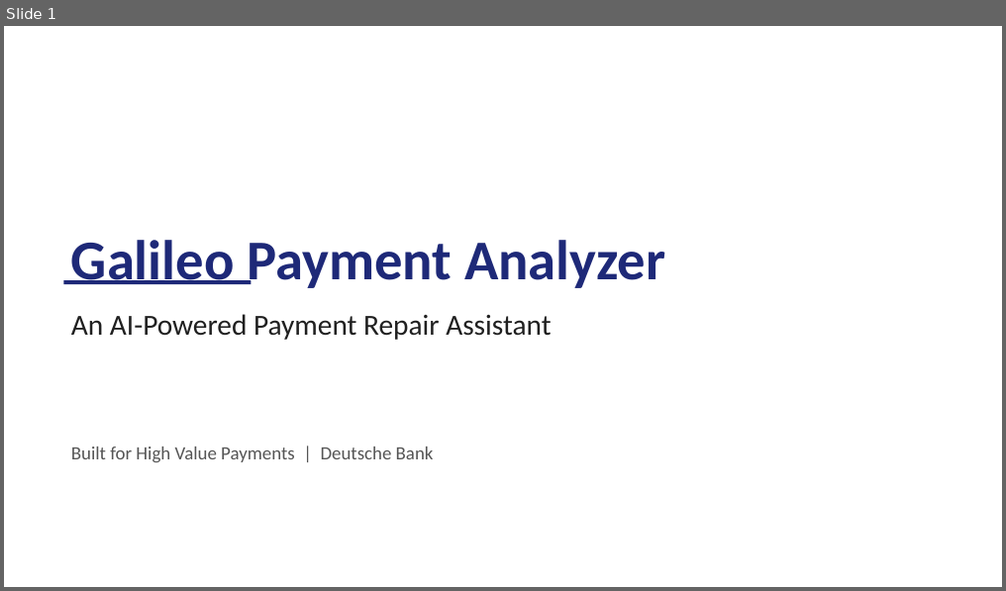
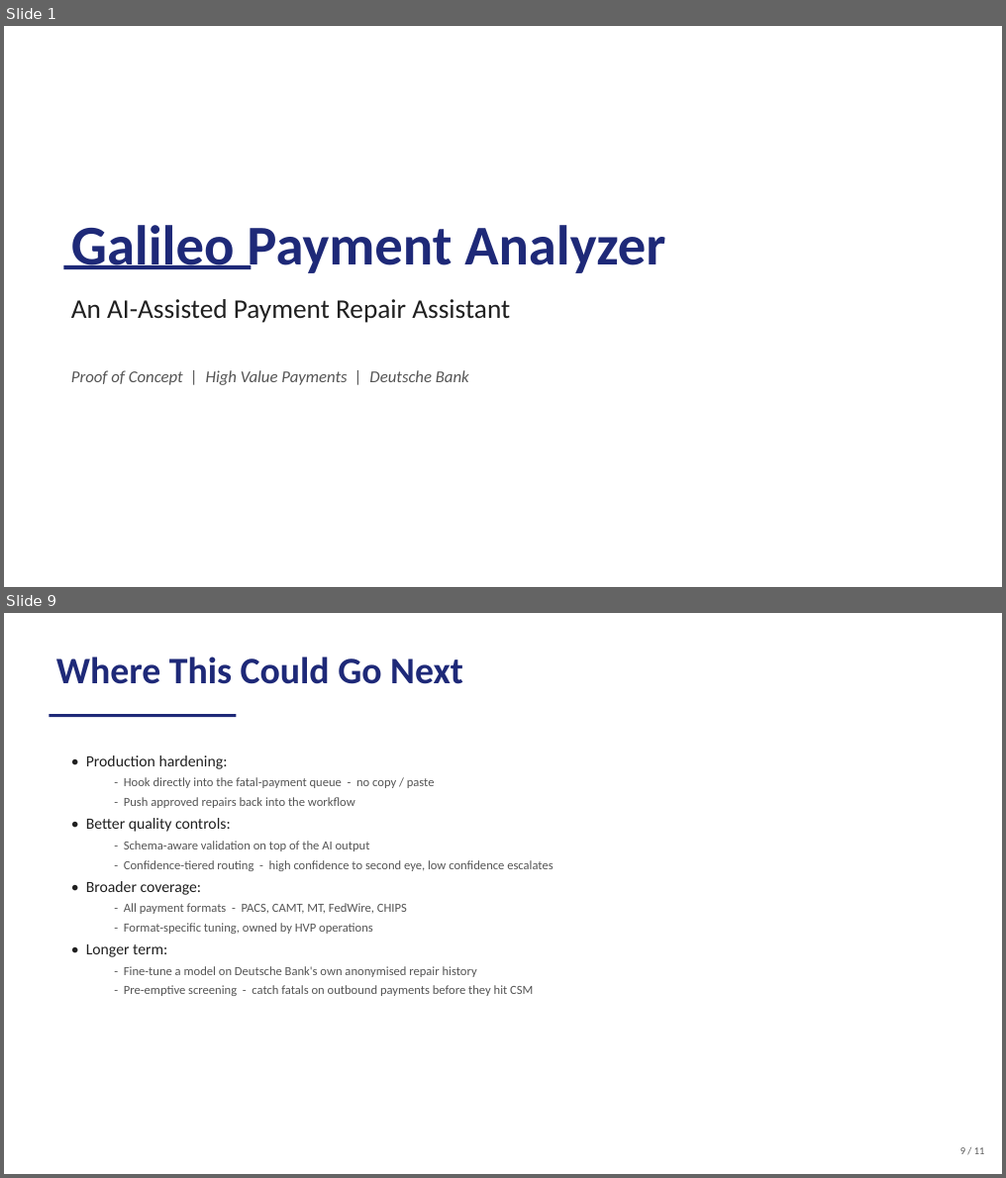
Before and after one commit to AdamJirari/Bank-Game, a slide deck: Galileo_Payment_Analyzer.pptx. Shown one above the other, each under a label of ours: slide 1 before the commit, slides 1 and 9 after it; the slides between them are not shown. The pictures are 1006x591 and 1006x1178 pixels, drawn with LibreOffice and Linux fonts; fonts in the diff are those of the drawing. Boxes give left, top, right and bottom in pixels: in the first picture for what was removed or moved away, otherwise in the second. Text is boxed around its words. In the diff, an @@ line names an element or a change of style, - is before the commit and + after.

```diff
--- a/Galileo_Payment_Analyzer.pptx
+++ b/Galileo_Payment_Analyzer.pptx
@@ slide 9 added at (4,613,1002,1174), background #FFFFFF @@
@@ text added at (56,657,463,684), 36 pt, text #1E2978, bold @@
+Where This Could Go Next
@@ rectangle added at (49,714,236,717), fill #1E2978 @@
@@ text added at (86,756,552,996), 12 pt, text #555555 @@
+• Production hardening:
+  - Hook directly into the fatal-payment queue - no copy / paste
+  - Push approved repairs back into the workflow
+• Better quality controls:
+  - Schema-aware validation on top of the AI output
+  - Confidence-tiered routing - high confidence to second eye, low confidence escalates
+• Broader coverage:
+  - All payment formats - PACS, CAMT, MT, FedWire, CHIPS
+  - Format-specific tuning, owned by HVP operations
+• Longer term:
+  - Fine-tune a model on Deutsche Bank's own anonymised repair history
+  - Pre-emptive screening - catch fatals on outbound payments before they hit CSM
@@ text added at (960,1148,985,1155), 10 pt, text #555555 @@
+9 / 11
@@ slide 1 changed as well @@
@@ text "Galileo Payment Analyzer": place and size @@
-text "Galileo Payment Analyzer" at (71,240,665,288)
+text "Galileo Payment Analyzer" at (71,225,665,274)
@@ rectangle: place and size @@
-rectangle at (63,280,252,285)
+rectangle at (63,266,252,271)
@@ text at (71,299,510,323): text changed; size 28 to 26 pt @@
-An AI-Powered Payment Repair Assistant
+An AI-Assisted Payment Repair Assistant
@@ text at (71,371,469,385): text changed; size 18 to 16 pt; italic on @@
-Built for High Value Payments | Deutsche Bank
+Proof of Concept | High Value Payments | Deutsche Bank
```
Also in this commit, not shown: 3 other slides changed, 6 other slides added, 8 slides removed.
